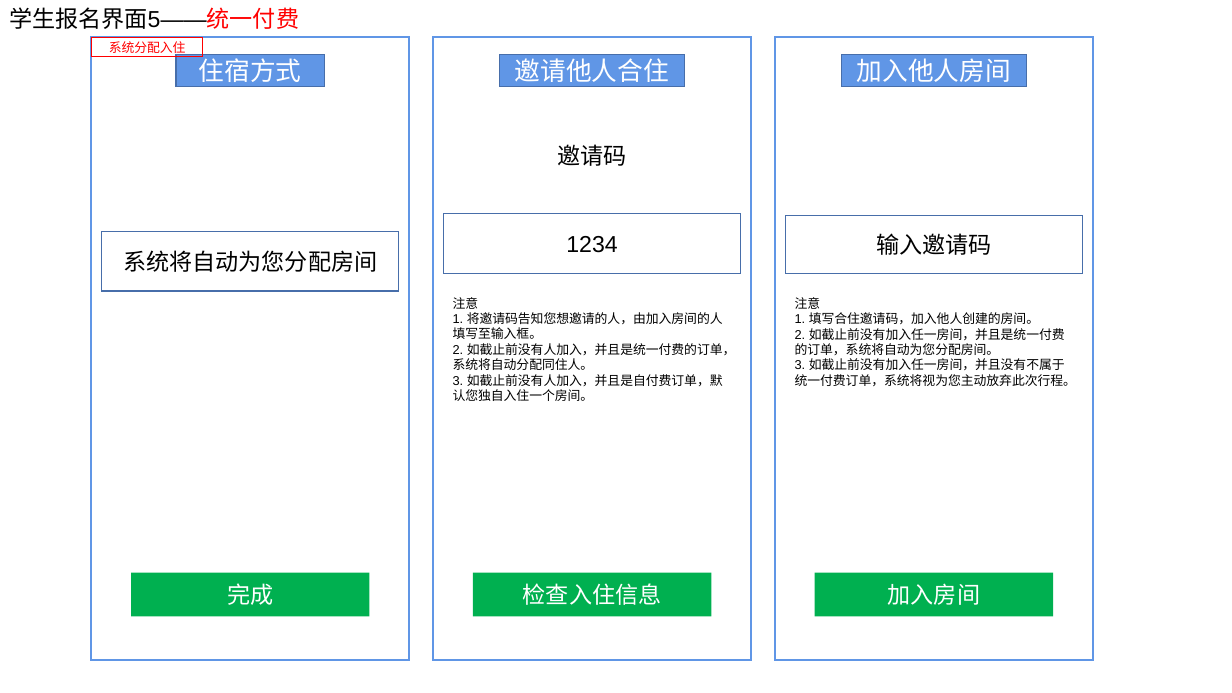
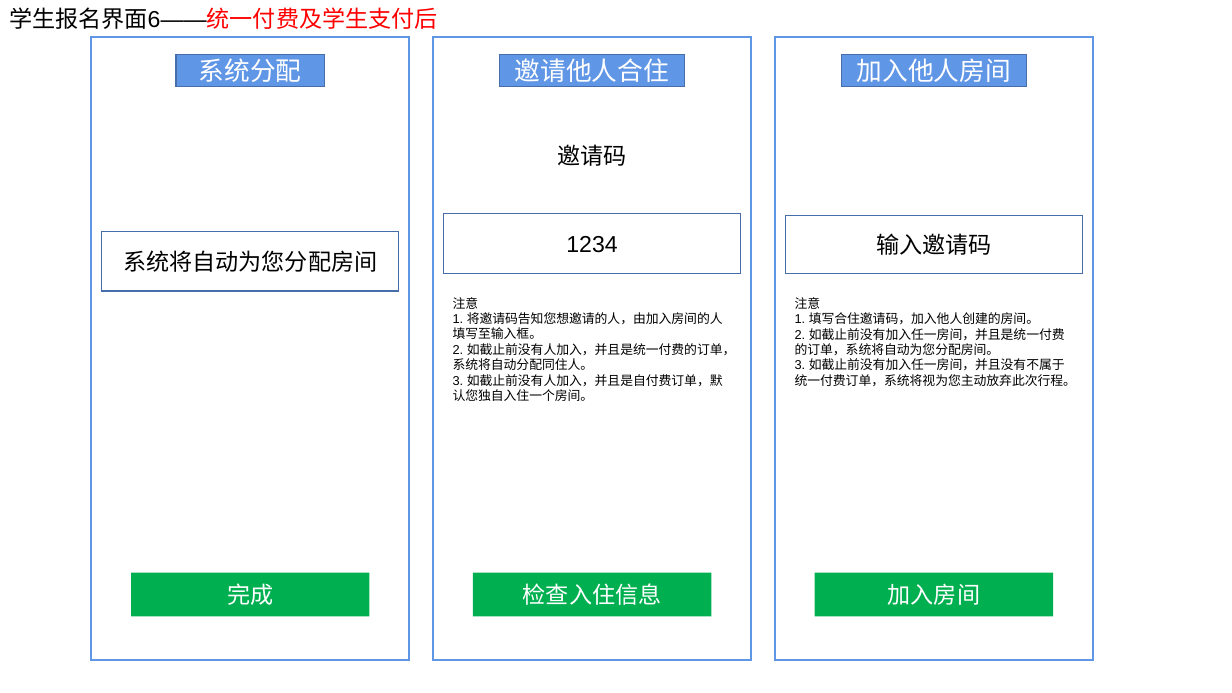
Before and after one commit to ISheenSomeOne/eTeam, a slide deck: slide 12 of eTeam需求界面1.pptx (slide 10 before the commit). Drawn at 1232x693 pixels with LibreOffice and Linux fonts; fonts in the diff are those of the drawing. Boxes give left, top, right and bottom in pixels: in the first picture for what was removed or moved away, otherwise in the second. Text is boxed around its words. In the diff, an @@ line names an element or a change of style, - is before the commit and + after.

Commit message:
update

```diff
--- a/eTeam需求界面1.pptx
+++ b/eTeam需求界面1.pptx
@@ text at bbox=[9, 7, 438, 29]: text changed; text colour #000000 to #FF0000 @@
-学生报名界面5——统一付费
+学生报名界面6——统一付费及学生支付后
@@ rectangle removed at bbox=[91, 37, 203, 56] @@
-系统分配入住
@@ text in rectangle at bbox=[199, 54, 302, 87]: text changed @@
-住宿方式
+系统分配
```
Also in this commit, not shown: 3 other slides changed, 3 slides added.
